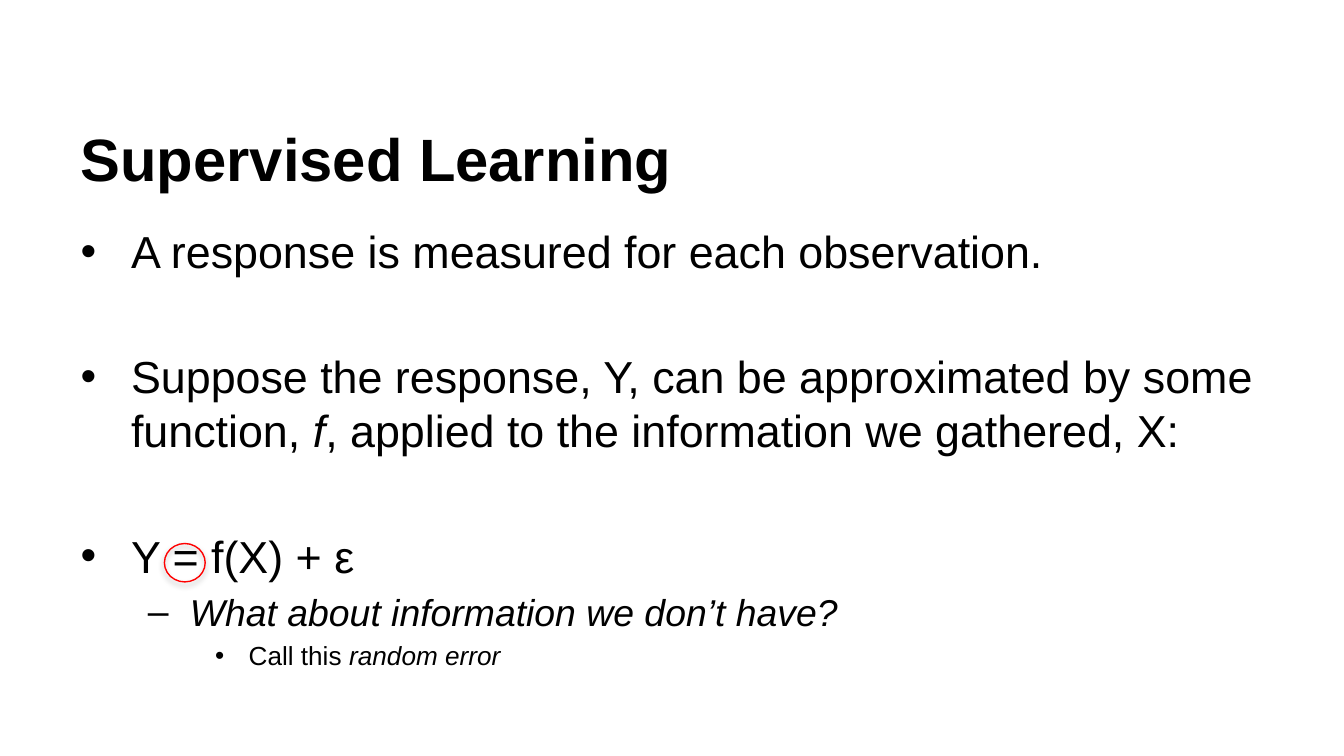
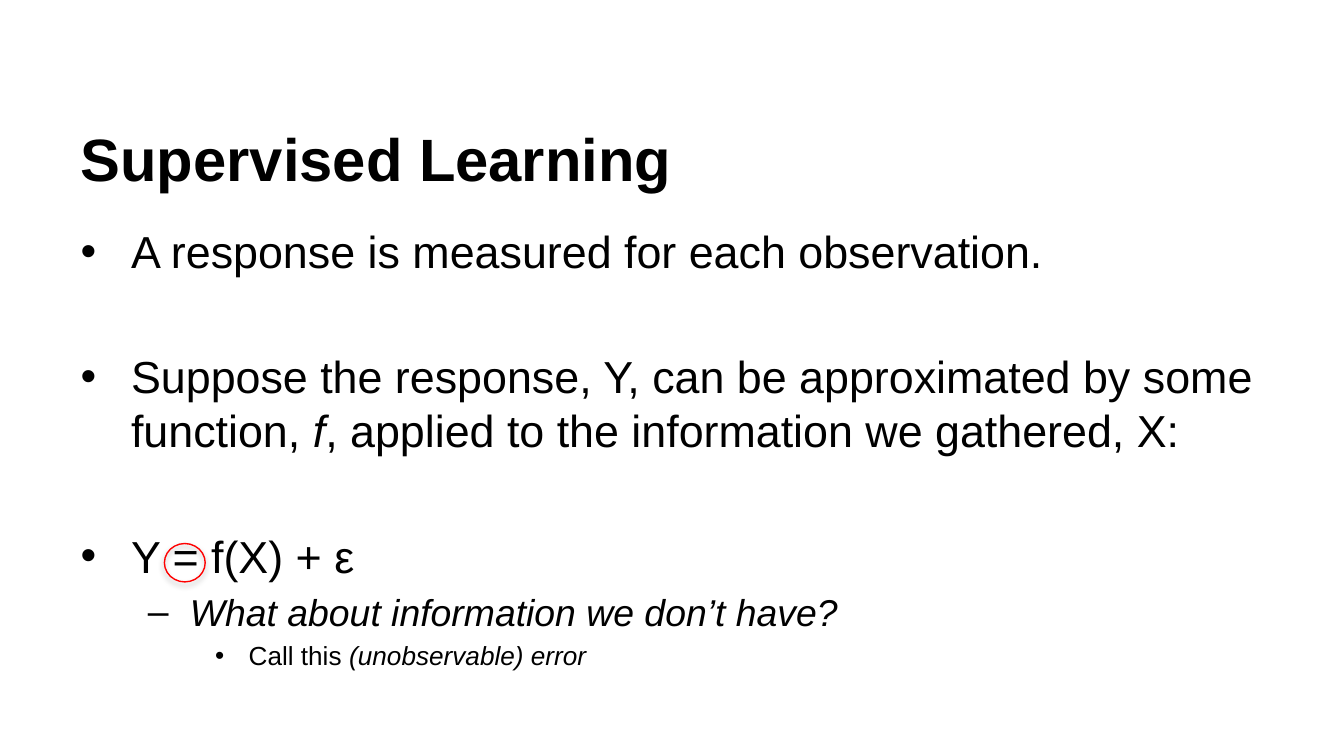
Before and after one commit to krisawilson/knn-workshop-spr25, a slide deck: slide 32 of k-nearest-neighbors.pptx. Drawn at 1344x756 pixels with LibreOffice and Linux fonts; fonts in the diff are those of the drawing; background and template pictures are left out. Boxes give left, top, right and bottom in pixels: in the first picture for what was removed or moved away, otherwise in the second. Text is boxed around its words. In the diff, an @@ line names an element or a change of style, - is before the commit and + after.

```diff
--- a/k-nearest-neighbors.pptx
+++ b/k-nearest-neighbors.pptx
@@ text at (x1=249, y1=646, x2=586, y2=671): text changed @@
-    • Call this random error
+    • Call this (unobservable) error
```
Also in this commit, not shown: 6 other slides changed.
